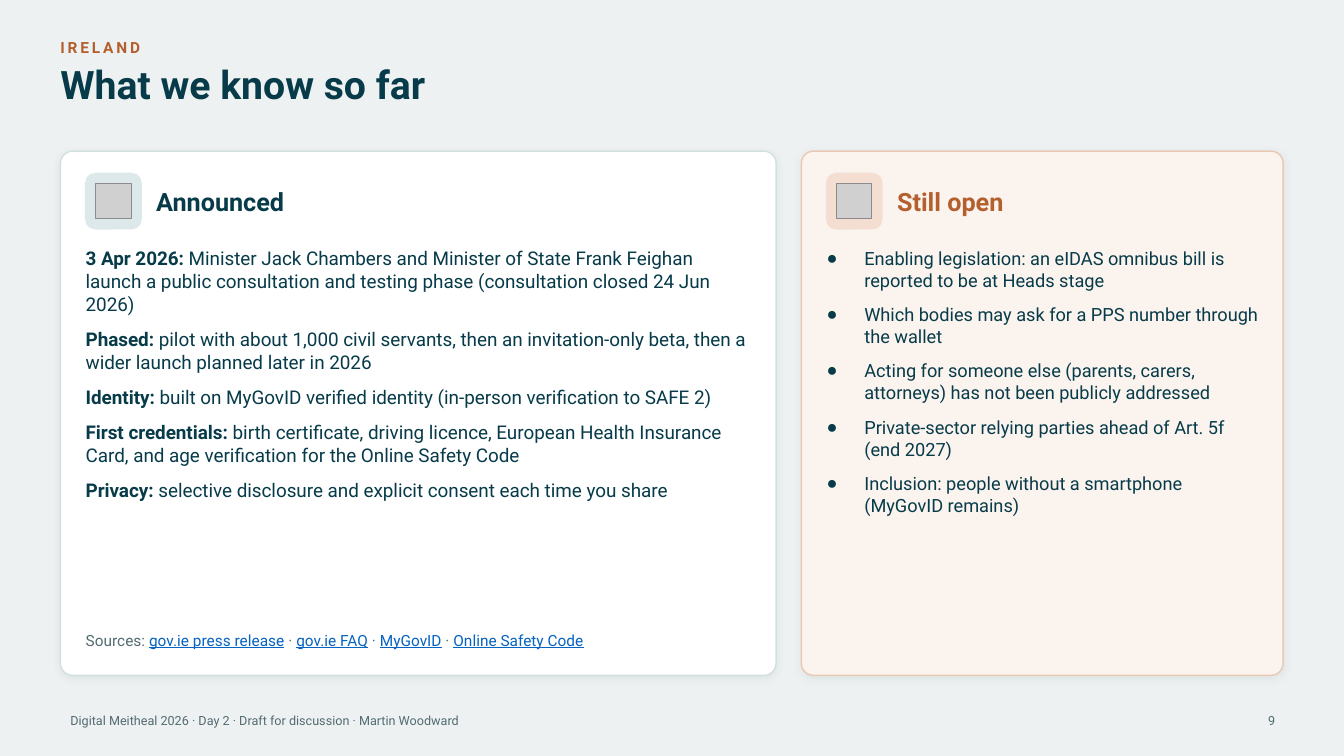
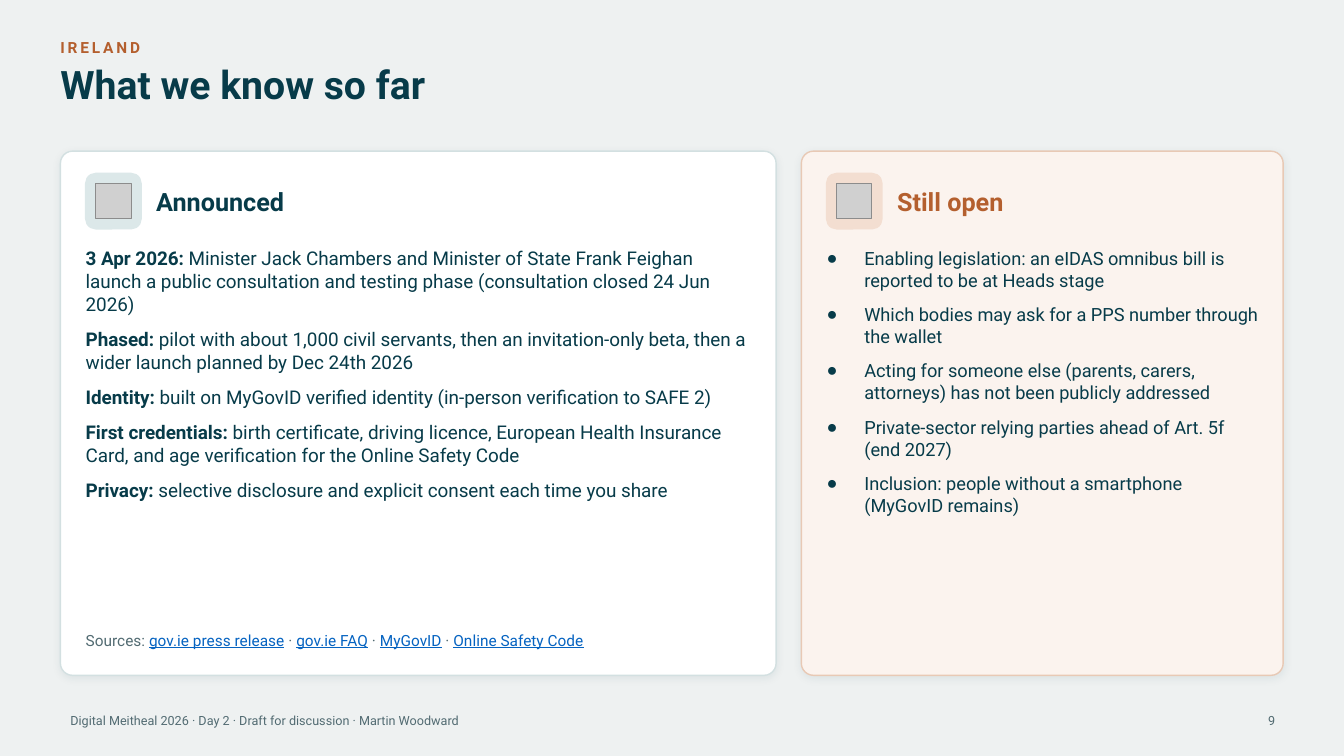
Before and after one commit to martinwoodward/meitheal26, a slide deck: slide 9 of delegated-authority/Digital-Wallets-Delegated-Authority-Meitheal-2026.pptx. Drawn at 1344x756 pixels with LibreOffice and Linux fonts; fonts in the diff are those of the drawing; grey boxes stand for pictures. Boxes give left, top, right and bottom in pixels: in the first picture for what was removed or moved away, otherwise in the second. Text is boxed around its words. In the diff, an @@ line names an element or a change of style, - is before the commit and + after.

```diff
--- a/delegated-authority/Digital-Wallets-Delegated-Authority-Meitheal-2026.pptx
+++ b/delegated-authority/Digital-Wallets-Delegated-Authority-Meitheal-2026.pptx
@@ text at box(86, 331, 745, 373): text changed @@
-● Phased: pilot with about 1,000 civil servants, then an invitation-only beta, then a wider launch planned later in 2026
+● Phased: pilot with about 1,000 civil servants, then an invitation-only beta, then a wider launch planned by Dec 24th 2026
```
Also in this commit, not shown: 7 other slides changed, 2 other files.
